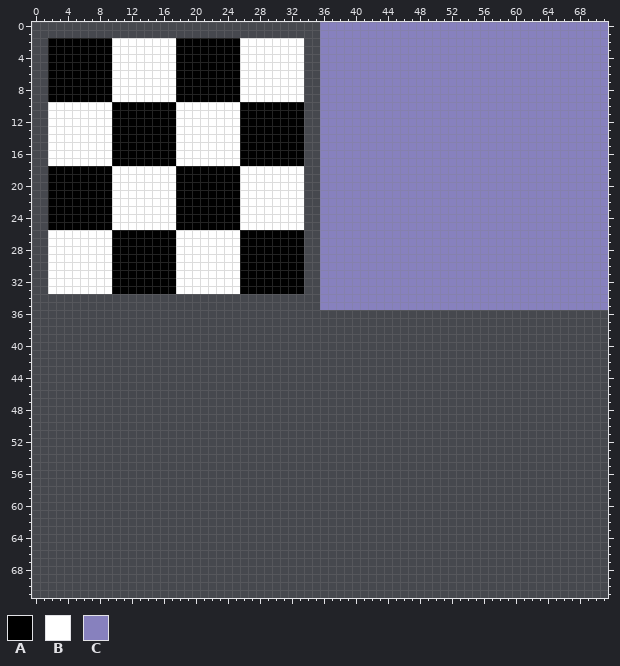
File history of a sprite sheet, projectClimbers/tilesets/tCollisions/output_tileset.png. The picture above was drawn from the file before the commit.
The file is 72x72 pixels.
Palette (. is transparent): A #000000  B #ffffff  C #8781be
Pixels before (only the part around the change), first column x 0:
25 ..AAAAAAAABBBBBBBBAAAAAAAABBBBBBBB..CCCCCCC
26 ..BBBBBBBBAAAAAAAABBBBBBBBAAAAAAAA..CCCCCCC
27 ..BBBBBBBBAAAAAAAABBBBBBBBAAAAAAAA..CCCCCCC
28 ..BBBBBBBBAAAAAAAABBBBBBBBAAAAAAAA..CCCCCCC
29 ..BBBBBBBBAAAAAAAABBBBBBBBAAAAAAAA..CCCCCCC
30 ..BBBBBBBBAAAAAAAABBBBBBBBAAAAAAAA..CCCCCCC
31 ..BBBBBBBBAAAAAAAABBBBBBBBAAAAAAAA..CCCCCCC
32 ..BBBBBBBBAAAAAAAABBBBBBBBAAAAAAAA..CCCCCCC
33 ..BBBBBBBBAAAAAAAABBBBBBBBAAAAAAAA..CCCCCCC
34 ....................................CCCCCCC
35 ....................................CCCCCCC
36 ...........................................
37 ...........................................
38 ...........................................
39 ...........................................
40 ...........................................
41 ...........................................
42 ...........................................
43 ...........................................
44 ...........................................
45 ...........................................
46 ...........................................
47 ...........................................
48 ...........................................
49 ...........................................
50 ...........................................
51 ...........................................
52 ...........................................
53 ...........................................
54 ...........................................
55 ...........................................
56 ...........................................
57 ...........................................
58 ...........................................
59 ...........................................
60 ...........................................
61 ...........................................
62 ...........................................
63 ...........................................
64 ...........................................
65 ...........................................
66 ...........................................
67 ...........................................
68 ...........................................
69 ...........................................
70 ...........................................
71 ...........................................
After:
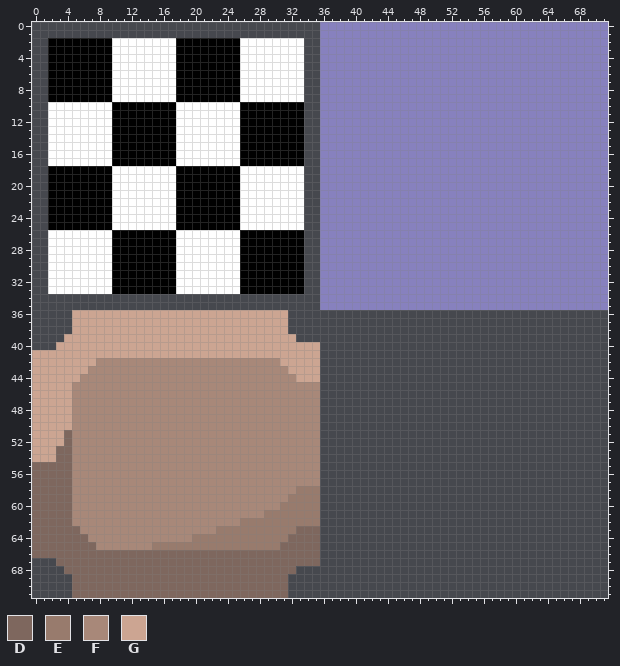
Colours new in this view: D #7e675e  E #987b6d  F #a88879  G #cca592
Author's note on the commit: tile something
Difference:
y 36..38: x 5..31 ........................... -> GGGGGGGGGGGGGGGGGGGGGGGGGGG
y 39: x 4..32 ............................. -> GGGGGGGGGGGGGGGGGGGGGGGGGGGGG
y 40: x 3..35 ................................. -> GGGGGGGGGGGGGGGGGGGGGGGGGGGGGGGGG
y 41: x 0..35 .................................... -> GGGGGGGGGGGGGGGGGGGGGGGGGGGGGGGGGGGG
y 42: x 0..35 .................................... -> GGGGGGGGFFFFFFFFFFFFFFFFFFFFFFFGGGGG
y 43: x 0..35 .................................... -> GGGGGGGFFFFFFFFFFFFFFFFFFFFFFFFFGGGG
y 44: x 0..35 .................................... -> GGGGGGFFFFFFFFFFFFFFFFFFFFFFFFFFFGGG
y 45..50: x 0..35 .................................... -> GGGGGFFFFFFFFFFFFFFFFFFFFFFFFFFFFFFF
y 51..52: x 0..35 .................................... -> GGGGDFFFFFFFFFFFFFFFFFFFFFFFFFFFFFFF
y 53..54: x 0..35 .................................... -> GGGDDFFFFFFFFFFFFFFFFFFFFFFFFFFFFFFF
y 55..57: x 0..35 .................................... -> DDDDDFFFFFFFFFFFFFFFFFFFFFFFFFFFFFFF
y 58: x 0..35 .................................... -> DDDDDFFFFFFFFFFFFFFFFFFFFFFFFFFFFEEE
y 59: x 0..35 .................................... -> DDDDDFFFFFFFFFFFFFFFFFFFFFFFFFFFEEEE
y 60: x 0..35 .................................... -> DDDDDFFFFFFFFFFFFFFFFFFFFFFFFFFEEEEE
y 61: x 0..35 .................................... -> DDDDDFFFFFFFFFFFFFFFFFFFFFFFFEEEEEEE
y 62: x 0..35 .................................... -> DDDDDFFFFFFFFFFFFFFFFFFFFFEEEEEEEEEE
y 63: x 0..35 .................................... -> DDDDDDFFFFFFFFFFFFFFFFFEEEEEEEEEEDDD
y 64: x 0..35 .................................... -> DDDDDDDFFFFFFFFFFFFFEEEEEEEEEEEEDDDD
y 65: x 0..35 .................................... -> DDDDDDDDFFFFFFFEEEEEEEEEEEEEEEEDDDDD
y 66: x 0..35 .................................... -> DDDDDDDDDDDDDDDDDDDDDDDDDDDDDDDDDDDD
y 67: x 3..35 ................................. -> DDDDDDDDDDDDDDDDDDDDDDDDDDDDDDDDD
y 68: x 4..32 ............................. -> DDDDDDDDDDDDDDDDDDDDDDDDDDDDD
y 69..71: x 5..31 ........................... -> DDDDDDDDDDDDDDDDDDDDDDDDDDD
